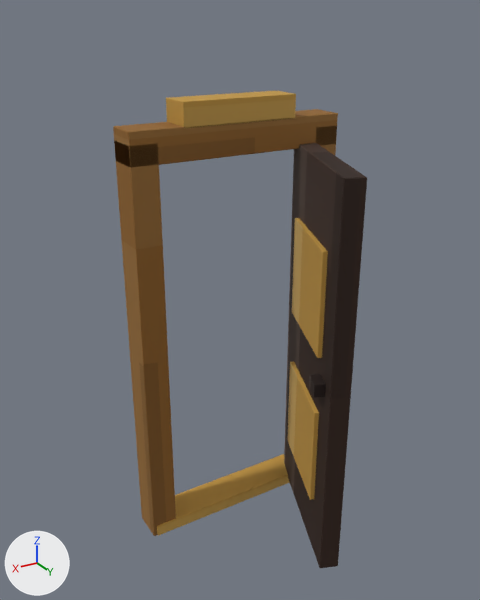
Before and after pictures for a commit that changed the Blender file art/props-3d/props/mansion/source/luxury_room_door.blend.
Before and after are seen from a camera (50 mm lens) standing at (1.68, 2.87, 2.73) and looking at (0.11, 0.26, 1.42). Lighting does not change. The marker at lower left points along +X, +Y and +Z. The first picture is the older version.

Script lines for the objects in view, before the commit:
```python
ob_doorcrown = bpy.data.objects.new('DoorCrown', me_cube_008)
ob_doorcrown.location = (0.0, 0.0, 2.31)
ob_doorframel = bpy.data.objects.new('DoorFrameL', me_cube)
ob_doorframel.location = (-0.51, 0.0, 1.1)
ob_doorframer = bpy.data.objects.new('DoorFrameR', me_cube_001)
ob_doorframer.location = (0.51, 0.0, 1.1)
ob_doorframetop = bpy.data.objects.new('DoorFrameTop', me_cube_002)
ob_doorframetop.location = (0.0, 0.0, 2.18)
ob_doorhandle = bpy.data.objects.new('DoorHandle', me_cube_007)
ob_doorhandle.parent = ob_doorhinge
ob_doorhandle.location = (0.353, 0.666, 1.08)
ob_doorhandle.rotation_euler = (0.0, 0.0, 1.187)  # degrees (0, 0, 68)
ob_doorpanel_1 = bpy.data.objects.new('DoorPanel_1', me_cube_005)
ob_doorpanel_1.parent = ob_doorhinge
ob_doorpanel_1.location = (0.221, 0.385, 0.63)
ob_doorpanel_1.rotation_euler = (0.0, 0.0, 1.187)  # degrees (0, 0, 68)
ob_doorpanel_2 = bpy.data.objects.new('DoorPanel_2', me_cube_006)
ob_doorpanel_2.parent = ob_doorhinge
ob_doorpanel_2.location = (0.221, 0.385, 1.48)
ob_doorpanel_2.rotation_euler = (0.0, 0.0, 1.187)  # degrees (0, 0, 68)
ob_opendoorleaf = bpy.data.objects.new('OpenDoorLeaf', me_cube_004)
ob_opendoorleaf.parent = ob_doorhinge
ob_opendoorleaf.location = (0.165, 0.408, 1.08)
ob_opendoorleaf.rotation_euler = (0.0, 0.0, 1.187)  # degrees (0, 0, 68)
ob_threshold = bpy.data.objects.new('Threshold', me_cube_003)
ob_threshold.location = (0.0, 0.0, 0.035)
```
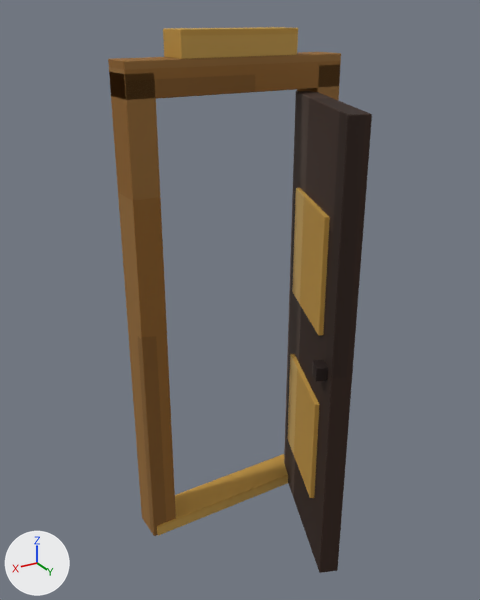
Where the newer file only moved an object's origin or applied its transform, the numbers keep the older frame.

Boxes [x1, y1, x2, y2] around the edits, measured in the pictures (480 x 600 px):
'OpenDoorLeaf', moved, rescaled (13% taller): before [284, 143, 367, 568]; after [284, 91, 372, 573]
'DoorFrameR', rescaled (8% wider, 18% taller): before [115, 142, 176, 536]; after [110, 72, 176, 536]
'DoorFrameTop', moved: before [113, 109, 338, 168]; after [108, 52, 341, 100]
'DoorCrown', moved: before [166, 91, 296, 128]; after [163, 27, 298, 59]
'DoorPanel_2', moved: before [292, 218, 328, 358]; after [292, 188, 330, 336]
'DoorPanel_1', moved: before [287, 361, 319, 500]; after [287, 354, 319, 498]
'DoorFrameL', rescaled: before [316, 126, 337, 155]; after [297, 65, 340, 101]
'DoorHandle', moved: before [309, 374, 326, 398]; after [312, 360, 328, 381]

The change, as a diff of the scene's bpy script:
```diff
--- a/art/props-3d/props/mansion/source/luxury_room_door.blend.py
+++ b/art/props-3d/props/mansion/source/luxury_room_door.blend.py
@@ me_cube @@
 # used by ob_doorframel; location = (-0.51, 0.0, 1.1)
-me_cube.from_pydata(...)  # 24 vertices, 26 faces; spans x -0.07..0.07, y -0.09..0.09, z -1.1..1.1
+me_cube.from_pydata(...)  # 24 vertices, 26 faces; spans x -0.07..0.07, y -0.09..0.09, z -1.1..1.4
+# me_cube part 1: the whole mesh is scaled about its middle by (1, 1, 1.14), then moved by (0.0, 0.0, 0.15)
 me_cube.materials.append(mat_luxury_room_door_pixel_paint)
@@ me_cube_001 @@
 # used by ob_doorframer; location = (0.51, 0.0, 1.1)
-me_cube_001.from_pydata(...)  # 24 vertices, 26 faces; spans x -0.07..0.07, y -0.09..0.09, z -1.1..1.1
+me_cube_001.from_pydata(...)  # 24 vertices, 26 faces; spans x -0.07..0.07, y -0.09..0.09, z -1.1..1.4
+# me_cube_001 part 2: the whole mesh is scaled about its middle by (1, 1, 1.14), then moved by (0.0, 0.0, 0.15)
 me_cube_001.materials.append(mat_luxury_room_door_pixel_paint)
@@ me_cube_004 @@
 # used by ob_opendoorleaf; parent = ob_doorhinge; location = (0.165, 0.408, 1.08); rotation_euler = (0.0, 0.0, 1.187), in degrees (0, 0, 68)
-me_cube_004.from_pydata(...)  # 24 vertices, 26 faces; spans x -0.44..0.44, y -0.05..0.05, z -1.04..1.04
+me_cube_004.from_pydata(...)  # 24 vertices, 26 faces; spans x -0.44..0.44, y -0.05..0.05, z -1.18..1.18
+# me_cube_004 part 3: the whole mesh is scaled about its middle by (1, 1, 1.13)
 me_cube_004.materials.append(mat_luxury_room_door_pixel_paint)
@@ ob_doorframetop @@
 ob_doorframetop = bpy.data.objects.new('DoorFrameTop', me_cube_002)
-ob_doorframetop.location = (0.0, 0.0, 2.18)
+ob_doorframetop.location = (0.0, 0.0, 2.47)
@@ ob_opendoorleaf @@
 ob_opendoorleaf.parent = ob_doorhinge
-ob_opendoorleaf.location = (0.165, 0.408, 1.08)
+ob_opendoorleaf.location = (0.165, 0.408, 1.19)
 ob_opendoorleaf.rotation_euler = (0.0, 0.0, 1.187)  # degrees (0, 0, 68)
@@ ob_doorpanel_1 @@
 ob_doorpanel_1.parent = ob_doorhinge
-ob_doorpanel_1.location = (0.221, 0.385, 0.63)
+ob_doorpanel_1.location = (0.221, 0.385, 0.66)
 ob_doorpanel_1.rotation_euler = (0.0, 0.0, 1.187)  # degrees (0, 0, 68)
@@ ob_doorpanel_2 @@
 ob_doorpanel_2.parent = ob_doorhinge
-ob_doorpanel_2.location = (0.221, 0.385, 1.48)
+ob_doorpanel_2.location = (0.221, 0.385, 1.62)
 ob_doorpanel_2.rotation_euler = (0.0, 0.0, 1.187)  # degrees (0, 0, 68)
@@ ob_doorhandle @@
 ob_doorhandle.parent = ob_doorhinge
-ob_doorhandle.location = (0.353, 0.666, 1.08)
+ob_doorhandle.location = (0.365, 0.694, 1.18)
 ob_doorhandle.rotation_euler = (0.0, 0.0, 1.187)  # degrees (0, 0, 68)
@@ ob_doorcrown @@
 ob_doorcrown = bpy.data.objects.new('DoorCrown', me_cube_008)
-ob_doorcrown.location = (0.0, 0.0, 2.31)
+ob_doorcrown.location = (0.0, 0.0, 2.61)
```
